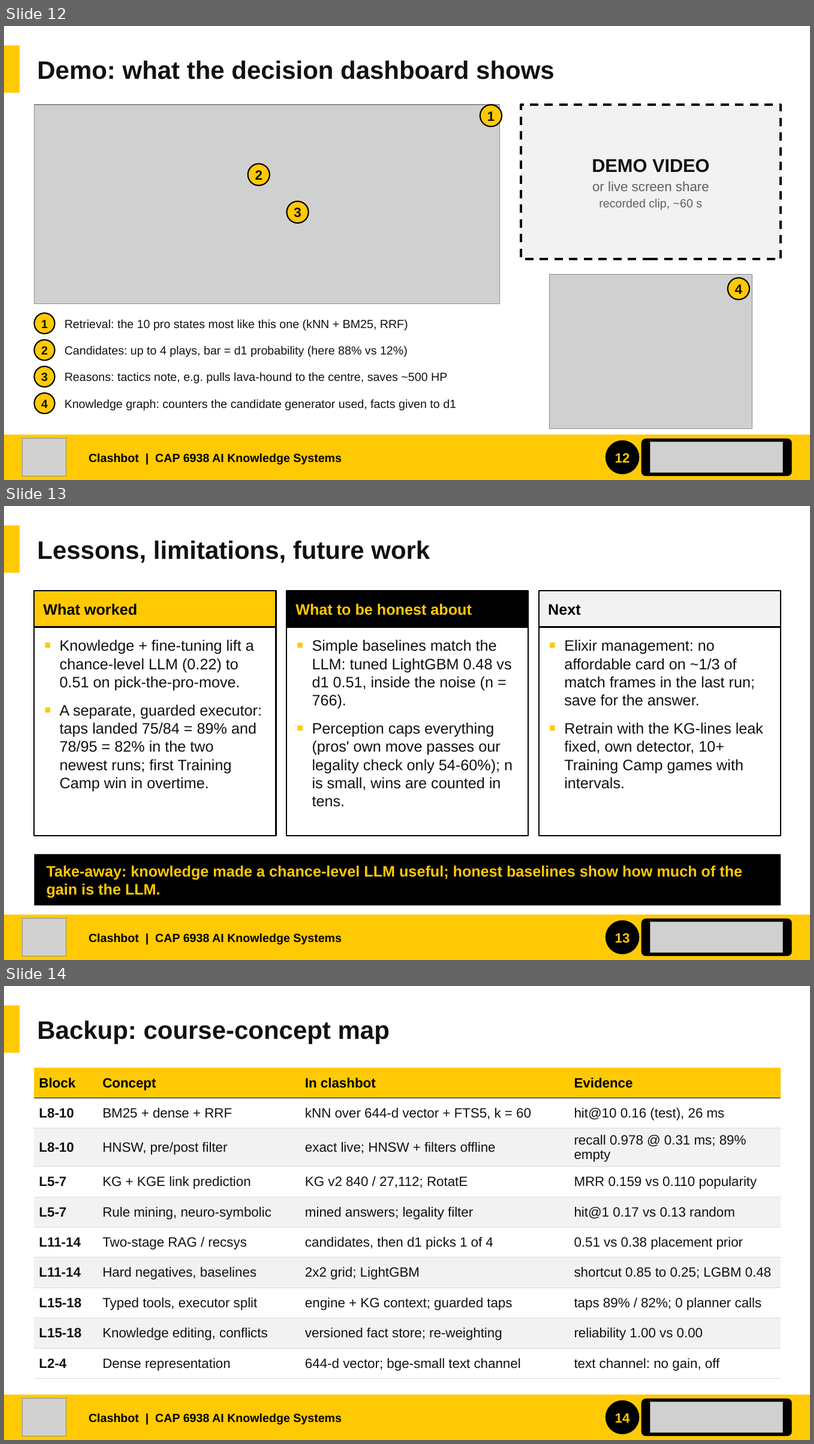
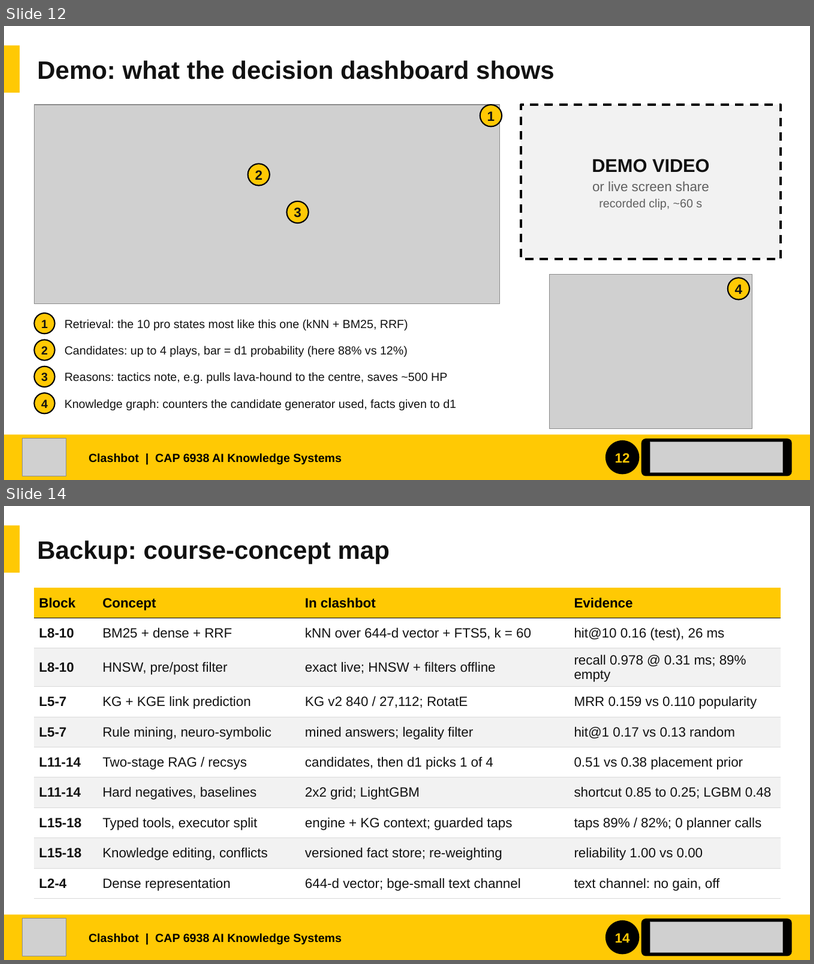
Before and after one commit to JylerTackson/clashBot, a slide deck: docs/report/slides/clashbot_showcase.pptx. Shown one above the other, each under a label of ours: slides 12, 13 and 14 before the commit, slides 12 and 14 after it; the slides between them are not shown. The pictures are 814x1444 and 814x964 pixels, drawn with LibreOffice and Linux fonts; fonts in the diff are those of the drawing; grey boxes stand for pictures. Boxes give left, top, right and bottom in pixels: in the first picture for what was removed or moved away, otherwise in the second. Text is boxed around its words. In the diff, an @@ line names an element or a change of style, - is before the commit and + after.

```diff
--- a/docs/report/slides/clashbot_showcase.pptx
+++ b/docs/report/slides/clashbot_showcase.pptx
@@ slide 13 removed at <box>4,506,810,960</box>, background #FFFFFF @@
@@ rectangle removed at <box>4,525,20,573</box> @@
@@ text removed at <box>37,540,430,563</box> @@
-Lessons, limitations, future work
@@ rectangle removed at <box>34,591,276,627</box> @@
@@ rectangle removed at <box>287,591,528,627</box> @@
@@ rectangle removed at <box>539,591,782,627</box> @@
@@ text removed at <box>43,603,137,615</box> @@
-What worked
@@ text removed at <box>296,603,472,615</box> @@
-What to be honest about
@@ text removed at <box>548,604,581,615</box> @@
-Next
@@ rectangle removed at <box>34,627,276,835</box> @@
@@ rectangle removed at <box>287,627,528,835</box> @@
@@ rectangle removed at <box>539,627,782,835</box> @@
@@ text removed at <box>60,639,262,791</box> @@
-■ Knowledge + fine-tuning lift a chance-level LLM (0.22) to 0.51 on pick-the-pro-move.
-■ A separate, guarded executor: taps landed 75/84 = 89% and 78/95 = 82% in the two newest runs; first Training Camp win in overtime.
@@ text removed at <box>312,639,513,807</box> @@
-■ Simple baselines match the LLM: tuned LightGBM 0.48 vs d1 0.51, inside the noise (n = 766).
-■ Perception caps everything (pros' own move passes our legality check only 54-60%); n is small, wins are counted in tens.
@@ text removed at <box>564,639,764,789</box> @@
-■ Elixir management: no affordable card on ~1/3 of match frames in the last run; save for the answer.
-■ Retrain with the KG-lines leak fixed, own detector, 10+ Training Camp games with intervals.
@@ rectangle removed at <box>34,854,782,905</box> @@
-Take-away: knowledge made a chance-level LLM useful; honest baselines show how much of the gain is the LLM.
@@ rectangle removed at <box>4,915,810,960</box> @@
@@ picture removed at <box>22,919,66,956</box> @@
@@ rounded rectangle removed at <box>642,919,792,956</box> @@
@@ text removed at <box>89,933,342,944</box> @@
-Clashbot | CAP 6938 AI Knowledge Systems
@@ ellipse removed at <box>606,920,640,954</box> @@
@@ page number removed at <box>615,933,630,943</box> @@
-13
@@ picture removed at <box>651,922,783,952</box> @@
```
Also in this commit, not shown: 5 slides changed, 1 slide added, 4 other files.
